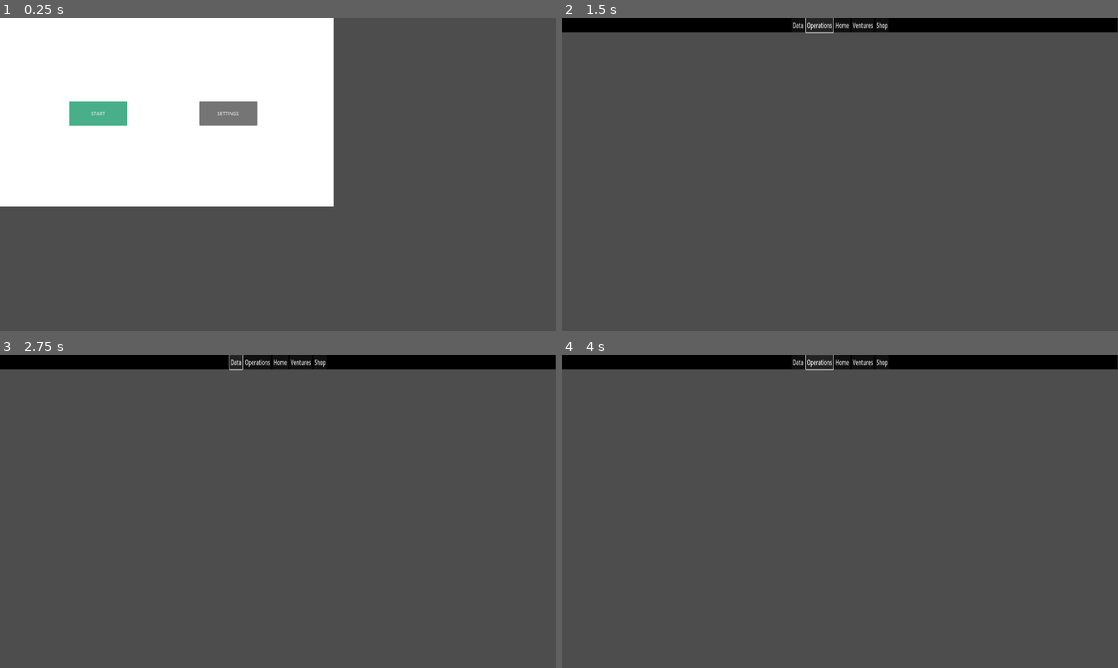
Above: before the commit, frames 1-4 (two rows, left to right).
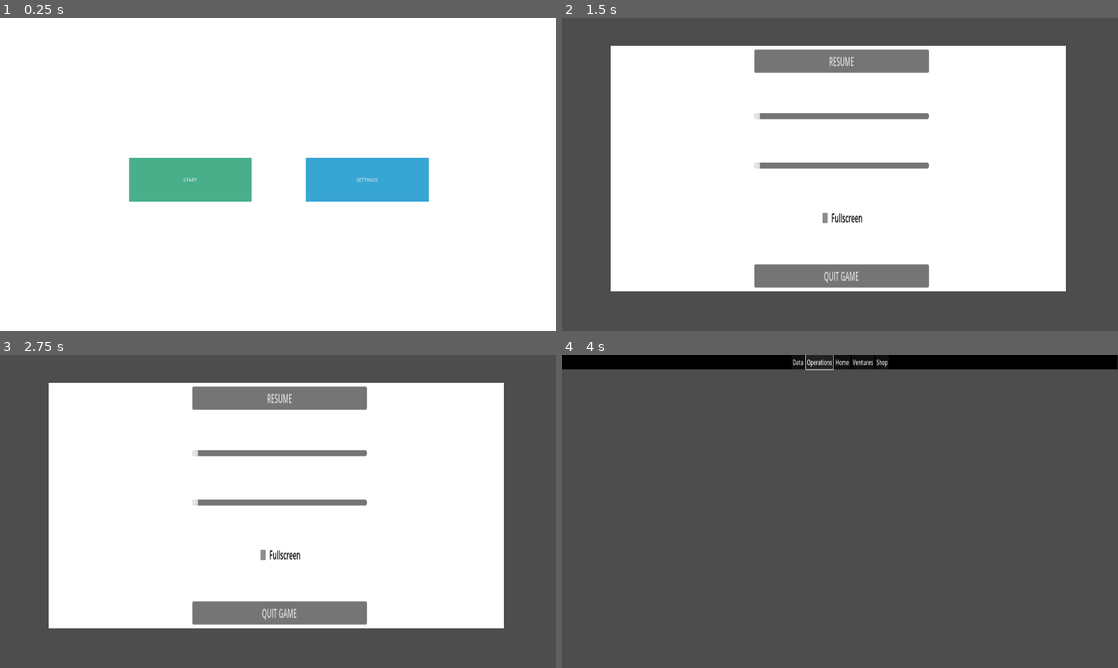
Above: after the commit, the same moments.

Repository: worrall1/PrivacyGame
Game: Godot game, scene res://TitleScreen.tscn
The game is run twice, just before and just after one commit, with the same random seed, the same clock (stepped at 60 frames per second) and the same inputs. The project has no main scene, so this scene is started directly.
Inputs (mouse positions are in pixels of both pictures, inside the frame that each line leads up to):
- Up to frame 1 (0.25 s): no input
- Up to frame 2 (1.5 s): click "SETTINGS" at 0.5 s; click (817, 24) at 1.25 s, where only the run before the commit has a clickable "Operations"
- Up to frame 3 (2.75 s): click (233, 361) at 2 s, where only the run before the commit has a clickable "Data"
- Up to frame 4 (4 s): click (840, 398) at 2.75 s, where only the run after the commit has a clickable "RESUME"; click "Operations" at 3.5 s

The runs differ from the first frame. In frame 1, 69% of the frame differs, in the area x 0-100%, y 0-100%; in frame 2, 69%; in frame 3, 69%; in frame 4, nothing differs.

Commit message:
FIXED buttons

Diff:
--- a/TitleScreen.gd
+++ b/TitleScreen.gd
@@ -14,3 +14,8 @@
 func _on_button_pressed():
 	get_tree().change_scene_to_file("res://HomeScreen.tscn")
 	pass # Replace with function body.
+
+
+func _on_button_2_pressed():
+	get_tree().change_scene_to_file("res://Settings.tscn")
+	pass # Replace with function body.
--- a/TitleScreen.tscn
+++ b/TitleScreen.tscn
@@ -7,7 +7,12 @@
 
 [sub_resource type="StyleBoxFlat" id="StyleBoxFlat_0e053"]
 bg_color = Color(0.160784, 0.458824, 0.34902, 1)
-shadow_size = 5
+
+[sub_resource type="StyleBoxFlat" id="StyleBoxFlat_o7csx"]
+bg_color = Color(0.215686, 0.65098, 0.831373, 1)
+
+[sub_resource type="StyleBoxFlat" id="StyleBoxFlat_skxmv"]
+bg_color = Color(0.121569, 0.470588, 0.611765, 1)
 
 [node name="Control" type="Control"]
 layout_mode = 3
@@ -19,28 +24,32 @@
 script = ExtResource("1_1e6du")
 
 [node name="ColorRect" type="ColorRect" parent="."]
-layout_mode = 0
-offset_right = 1153.0
-offset_bottom = 650.0
+layout_mode = 1
+anchors_preset = 15
+anchor_right = 1.0
+anchor_bottom = 1.0
+grow_horizontal = 2
+grow_vertical = 2
 
 [node name="Button" type="Button" parent="."]
-layout_mode = 0
-offset_left = 239.0
-offset_top = 288.0
-offset_right = 440.0
-offset_bottom = 371.0
+layout_mode = 2
+offset_left = 446.0
+offset_top = 483.0
+offset_right = 869.0
+offset_bottom = 634.0
 theme_override_styles/normal = SubResource("StyleBoxFlat_q7d8y")
 theme_override_styles/hover = SubResource("StyleBoxFlat_0e053")
 text = "START"
 
 [node name="Button2" type="Button" parent="."]
-layout_mode = 0
-offset_left = 688.0
-offset_top = 288.0
-offset_right = 889.0
-offset_bottom = 371.0
-theme_override_styles/hover = SubResource("StyleBoxFlat_0e053")
+layout_mode = 2
+offset_left = 1057.0
+offset_top = 483.0
+offset_right = 1480.0
+offset_bottom = 634.0
+theme_override_styles/normal = SubResource("StyleBoxFlat_o7csx")
+theme_override_styles/hover = SubResource("StyleBoxFlat_skxmv")
 text = "SETTINGS"
 
 [connection signal="pressed" from="Button" to="." method="_on_button_pressed"]
-[connection signal="pressed" from="Button2" to="." method="_on_button_pressed"]
+[connection signal="pressed" from="Button2" to="." method="_on_button_2_pressed"]
Not shown: 1 places in TitleScreen.tscn that only renumber resources
